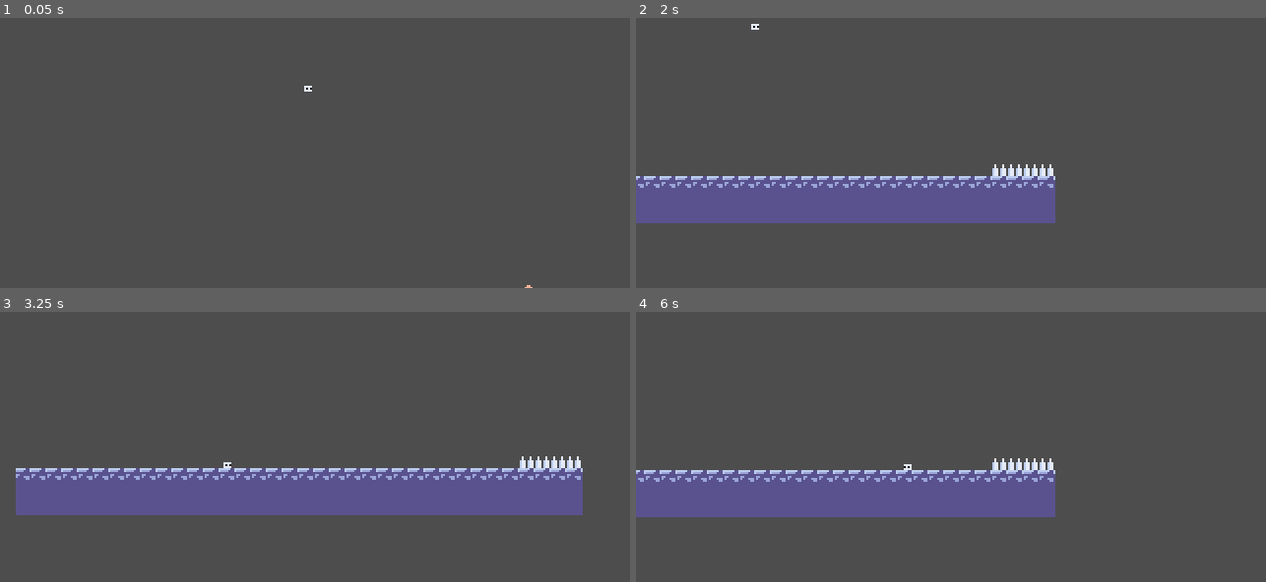
Above: before the commit, frames 1-4 (two rows, left to right).
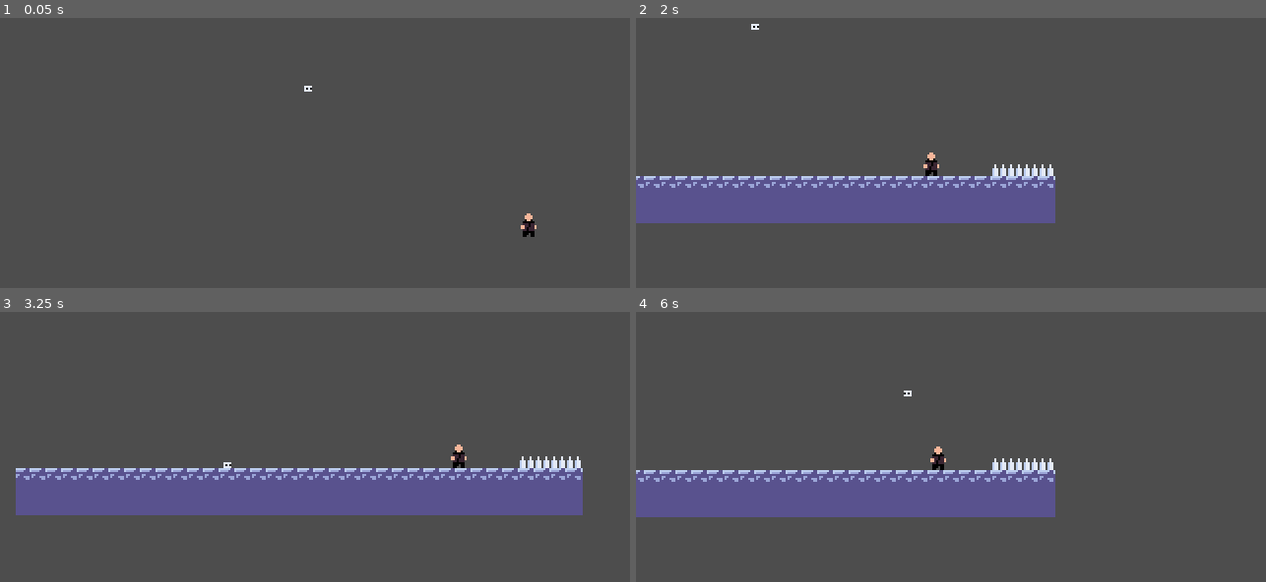
Above: after the commit, the same moments.

Repository: MikealMaksimus/DayDream
Game: Godot game, scene res://the_real_test.tscn
Two runs of this game, one before a commit and one after it. Both use one fixed random seed, a clock stepped at 60 frames per second and the inputs below. The project has no main scene, so this scene is started directly.
Inputs:
- Up to frame 1 (0.05 s): no input
- Up to frame 2 (2 s): hold D (right) from 0.53 s (still down); tap K (Posess) at 0.6, 1.35 s; tap Space (jump) at 0.77, 1.52 s; tap Enter at 1.25 s
- Up to frame 3 (3.25 s): release D (right) at 2.03 s; hold A (left) 2.03-2.78 s; tap K (Posess) at 2.1, 2.85 s; tap Space (jump) at 2.75, 3.02 s; hold D (right) from 2.78 s (still down)
- Up to frame 4 (6 s): tap K (Posess) every 0.75 s from 3.6 to 5.85 s; tap Space (jump) at 3.77, 4.52, 5.75 s; release D (right) at 4.28 s; hold A (left) 4.28-5.03 s; tap Enter at 5 s; hold D (right) 5.03-5.78 s; hold A (left) from 5.78 s (still down)

The runs differ from the first frame. In frame 1, 0.2% of the frame differs, in the area x 82-86%, y 72-100%; in frame 2, 0.1%; in frame 3, 0.1%; in frame 4, 0.2%, in the area x 42-50%, y 29-59%.

Commit message:
Reseting!!!!!

Diff:
--- a/Info.gd
+++ b/Info.gd
@@ -2,7 +2,7 @@
 
 var cameraPos = Vector2(180, 90)
 var chekPoint = Vector2(0, 100)
-var dudes = []
+var playerPos
 
 var hop = false
 var wallJump = false
@@ -13,4 +13,3 @@
 var hopSave = false
 var posessingSave = false
 var posessedSave
-var dudesSave = []
--- a/camera_anchor.gd
+++ b/camera_anchor.gd
@@ -5,7 +5,7 @@
 	if body.is_in_group("Player"):
 		Info.cameraPos = global_position
 		Info.chekPoint = body.global_position
-
+		body.emit_signal("save")
 		Info.hopSave = Info.hop
 		Info.posessedSave = Info.posessed
 		Info.posessingSave = Info.posessing
--- a/dude.gd
+++ b/dude.gd
@@ -7,34 +7,41 @@
 var blow = preload("res://DudeExplos.mp3")
 var audio = preload("res://audio_player.tscn")
 
-@export var ID : int
+var resetPos
+
+var posessed = false
+var disabled = false
+var disableOnReset = false
 
 func _ready() -> void:
+	resetPos = global_position
 	velocity = Vector2(0, 0)
-	Info.dudesSave.insert(ID, global_position)
 
 # Called every frame. 'delta' is the elapsed time since the previous frame.
 func _process(delta: float) -> void:
-	Info.dudes.insert(ID, global_position)
-
 	if not is_on_floor():
 		velocity.y +=  gravity * delta * 1.6
 	else:
 		velocity.y = 0
 
-	if Input.is_action_just_pressed("Posess") and onArea:
-		sacrifice()
+	#if Input.is_action_just_pressed("Posess") and onArea:
+	#	sacrifice()
 
 	move_and_slide()
+
+	if disabled:
+		hide()
+		global_position = Info.playerPos
 
 func sacrifice():
 	Info.posessing = true
 	Info.hop = true
 	Info.posessed = load("res://dude.tscn")
-	queue_free()
+	disabled = true
+	posessed = true
 
 func _on_area_2d_body_entered(body: Node2D) -> void:
-	if body.is_in_group("Player"):
+	if body.is_in_group("Player") and not disabled:
 		if not body.cool:
 			sacrifice()
 #	if body.is_in_group("Player"):
@@ -47,7 +54,7 @@
 
 
 func _on_hit_box_body_entered(body: Node2D) -> void:
-	if body.is_in_group("Deadly"):
+	if body.is_in_group("Deadly") and not disabled:
 		var p = blood.instantiate()
 		p.position = global_position
 		get_parent().add_child(p)
@@ -55,7 +62,29 @@
 		var a = audio.instantiate()
 		a.sound = blow
 		get_parent().add_child(a)
-		queue_free()
+		disabled = true
 
 func reset():
-	global_position = Info.saveDudes[ID]
+	global_position = resetPos
+	show()
+
+func _on_player_reset() -> void:
+	if not disableOnReset:
+		reset()
+		disabled = false
+	else:
+		disabled = true
+
+
+
+func _on_player_drop() -> void:
+	posessed = false
+	disabled = false
+	show()
+
+
+func _on_player_save() -> void:
+	if posessed:
+		disableOnReset = true
+	else:
+		disableOnReset = false
--- a/player.gd
+++ b/player.gd
@@ -16,8 +16,14 @@
 var direction = 0
 var was_on_floor
 
+var posessedReset
+
+signal reset
+signal drop
+signal save
 
 func _physics_process(delta: float) -> void:
+	Info.playerPos = global_position
 
 	if velocity.y > 10:
 		velocity.y +=  gravity * delta * 1.6
@@ -28,9 +34,11 @@
 	jumping()
 
 	if Info.posessing and Input.is_action_just_pressed("Posess") and canDrop:
-		var drop = load("res://dude.tscn").instantiate()
-		drop.position = global_position
-		get_parent().add_child(drop)
+		#var drop = load("res://dude.tscn").instantiate()
+		#drop.position = global_position
+		#reset.connect(drop._on_player_reset)
+		#get_parent().add_child(drop)
+		emit_signal("drop")
 		canDrop = false
 		Info.hop = false
 		Info.posessing = false
@@ -104,7 +112,7 @@
 func _on_area_2d_body_entered(body: Node2D) -> void:
 	if body.is_in_group("Deadly"):
 		global_position = Info.chekPoint
-
+		emit_signal("reset")
 		Info.hop = Info.hopSave
 		Info.posessed = Info.posessedSave
 		Info.posessing = Info.posessingSave
--- a/the_real_test.tscn
+++ b/the_real_test.tscn
@@ -16,7 +16,7 @@
 position = Vector2(33, 0)
 
 [node name="Dude" parent="." instance=ExtResource("3_71no4")]
-position = Vector2(145, 114)
+position = Vector2(145, 73)
 
 [node name="Spikes" parent="." instance=ExtResource("4_ialeo")]
 layer_0/tile_data = PackedInt32Array(917529, 0, 0, 917528, 0, 0, 917527, 0, 0, 917526, 0, 0)
@@ -30,3 +30,7 @@
 [node name="Camera2D" parent="." instance=ExtResource("6_26033")]
 position_smoothing_enabled = true
 position_smoothing_speed = 7.0
+
+[connection signal="drop" from="Player" to="Dude" method="_on_player_drop"]
+[connection signal="reset" from="Player" to="Dude" method="_on_player_reset"]
+[connection signal="save" from="Player" to="Dude" method="_on_player_save"]
